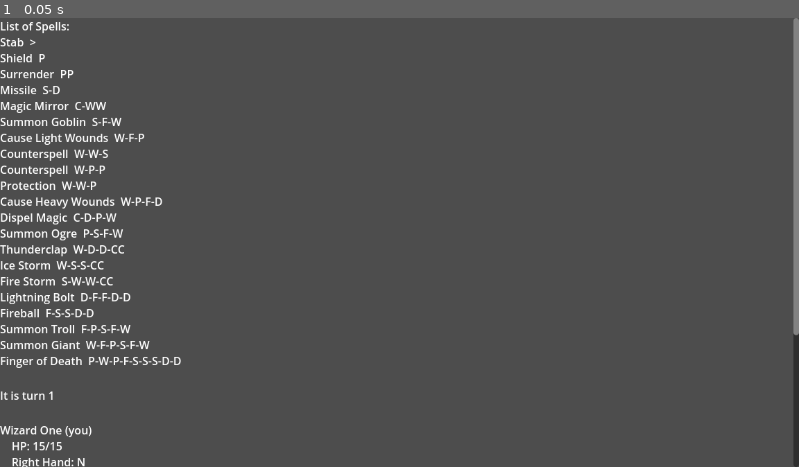
Above: before the commit, frame 1.
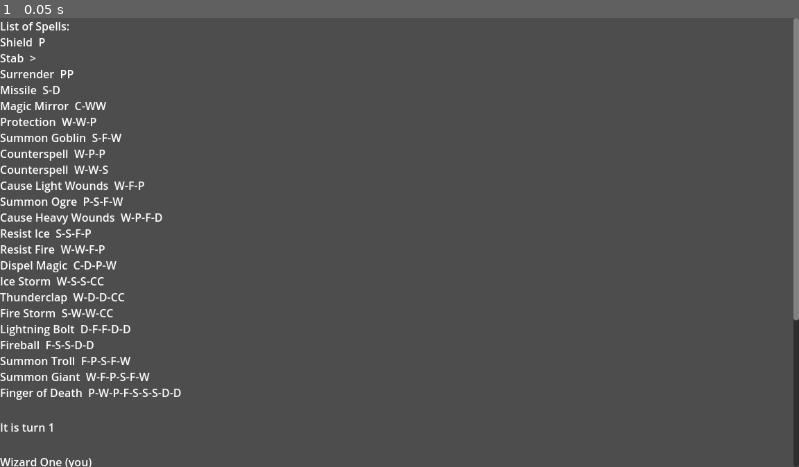
Above: after the commit, the same moment.

Repository: snhumphr/Wizard-Duels
Game: Godot game, scene res://game.tscn
Two runs of this game, one before a commit and one after it. Both use one fixed random seed, a clock stepped at 60 frames per second and the inputs below.
Inputs:
- Up to frame 1 (0.05 s): no input

The runs differ from the first frame. In frame 1, 3.6% of the frame differs, in the area x 0-100%, y 4-100%.

Commit message:
Adds fire and ice resistance spells, and makes the message for casting aoe spells less awkward

Diff:
--- a/Game.gd
+++ b/Game.gd
@@ -190,7 +190,7 @@
 				verb = " "
 				target_string = "s " + target_string
 				spell_name = spell_name.to_lower()
-			else:
+			elif targets.size() == 1:
 				target_string = " on " + target_string
 
 			var message = caster.name + verb + spell_name + target_string
@@ -321,9 +321,10 @@
 		if entityArray[i].is_wizard or entityArray[i].is_monster:
 			if entityArray[i].is_active():
 				for effect in entityArray[i].effects:
-					effect[1] -= 1
-					if effect[1] <= 0:
-						entityArray[i].removeEffect(effect[0].name)
+					if not effect[0].permanent:
+						effect[1] -= 1
+						if effect[1] <= 0:
+							entityArray[i].removeEffect(effect[0].name)
 			else:
 				for effect in entityArray[i].effects:
 					entityArray[i].removeEffect(effect[0].name)
@@ -403,12 +404,12 @@
 
 	if spell.fire_spell: #TODO: Add elemental innate resistance here
 		for effect in target.effects:
-			if effect[0].fire_res:
+			if effect[0].fire_res and spell.hostile:
 				return target.name +  " resists the fire!"
 
 	if spell.ice_spell:
 		for effect in target.effects:
-			if effect[0].cold_res:
+			if effect[0].cold_res and spell.hostile:
 				return target.name +  " resists the cold!"
 
 	return ""
--- a/WizardList.gd
+++ b/WizardList.gd
@@ -14,7 +14,10 @@
 			self.add_text(wizard.name)
 			for effect in entityArray[i].effects:
 				if not effect[0].is_silent:
-					self.add_text(" " + effect[0].name + "(" + str(effect[1]) + ")")
+					var duration = str(effect[1])
+					if effect[0].permanent:
+						duration = "permanent"
+					self.add_text(" " + effect[0].name + "(" + duration + ")")
 			if player == i:
 				self.add_text(" (you)")
 			self.newline()
--- a/effect.gd
+++ b/effect.gd
@@ -3,6 +3,7 @@
 
 @export var name: String
 @export var is_silent: bool = false
+@export var permanent: bool = false
 
 @export var shield: bool = false
 @export var counterspell: bool = false
--- /dev/null
+++ b/resources/effects/fire_resistance.tres
@@ -0,0 +1,26 @@
+[gd_resource type="Resource" script_class="Effect" load_steps=2 format=3 uid="uid://cvl8myr7hfnnl"]
+
+[ext_resource type="Script" path="res://effect.gd" id="1_5yedi"]
+
+[resource]
+script = ExtResource("1_5yedi")
+name = "Resist Fire"
+is_silent = false
+permanent = true
+shield = false
+counterspell = false
+reflect = false
+fire_res = true
+cold_res = false
+invisibility = false
+surrender = false
+fatal = false
+curable = 0
+hex = false
+dispellable = true
+unstable = false
+charm_person = false
+fear = false
+paralysis = false
+maladroit = false
+amnesia = false
--- /dev/null
+++ b/resources/effects/ice_resistance.tres
@@ -0,0 +1,26 @@
+[gd_resource type="Resource" script_class="Effect" load_steps=2 format=3 uid="uid://ct54kj0nghxol"]
+
+[ext_resource type="Script" path="res://effect.gd" id="1_waldg"]
+
+[resource]
+script = ExtResource("1_waldg")
+name = "Resist Ice"
+is_silent = false
+permanent = true
+shield = false
+counterspell = false
+reflect = false
+fire_res = false
+cold_res = true
+invisibility = false
+surrender = false
+fatal = false
+curable = 0
+hex = false
+dispellable = true
+unstable = false
+charm_person = false
+fear = false
+paralysis = false
+maladroit = false
+amnesia = false
--- a/resources/spells/attack_spells/ice_storm.tres
+++ b/resources/spells/attack_spells/ice_storm.tres
@@ -9,6 +9,7 @@
 gestures = PackedStringArray("W", "S", "S", "CC")
 id = 0
 is_spell = true
+is_silent = false
 once_per_turn = true
 once_per_wizard = false
 once_per_duel = false
@@ -17,12 +18,14 @@
 fire_spell = false
 ice_spell = true
 dispellable = true
+counterable = true
 reflectable = false
 targetable = false
 blockable = false
 hostile = true
 requires_target = false
 can_target_corpses = false
+always_targets_self = false
 permanency_valid = false
 effect = 4
 effect_name = "frozen"
--- /dev/null
+++ b/resources/spells/protective_spells/resist_fire.tres
@@ -0,0 +1,32 @@
+[gd_resource type="Resource" script_class="Spell" load_steps=2 format=3 uid="uid://bkya0e8at3xlj"]
+
+[ext_resource type="Script" path="res://spells.gd" id="1_sgxwl"]
+
+[resource]
+resource_name = "Shield"
+script = ExtResource("1_sgxwl")
+name = "Resist Fire"
+gestures = PackedStringArray("W", "W", "F", "P")
+id = 0
+is_spell = true
+is_silent = false
+once_per_turn = false
+once_per_wizard = false
+once_per_duel = false
+mandatory = false
+hex = false
+fire_spell = false
+ice_spell = true
+dispellable = true
+counterable = true
+reflectable = true
+targetable = true
+blockable = false
+hostile = false
+requires_target = false
+can_target_corpses = false
+always_targets_self = false
+permanency_valid = false
+effect = 3
+effect_name = "Resist Fire"
+intensity = 0
--- /dev/null
+++ b/resources/spells/protective_spells/resist_ice.tres
@@ -0,0 +1,32 @@
+[gd_resource type="Resource" script_class="Spell" load_steps=2 format=3 uid="uid://bahvmh6myp7sh"]
+
+[ext_resource type="Script" path="res://spells.gd" id="1_plp2v"]
+
+[resource]
+resource_name = "Shield"
+script = ExtResource("1_plp2v")
+name = "Resist Ice"
+gestures = PackedStringArray("S", "S", "F", "P")
+id = 0
+is_spell = true
+is_silent = false
+once_per_turn = false
+once_per_wizard = false
+once_per_duel = false
+mandatory = false
+hex = false
+fire_spell = true
+ice_spell = false
+dispellable = true
+counterable = true
+reflectable = true
+targetable = true
+blockable = false
+hostile = false
+requires_target = false
+can_target_corpses = false
+always_targets_self = false
+permanency_valid = false
+effect = 3
+effect_name = "Resist Ice"
+intensity = 0
